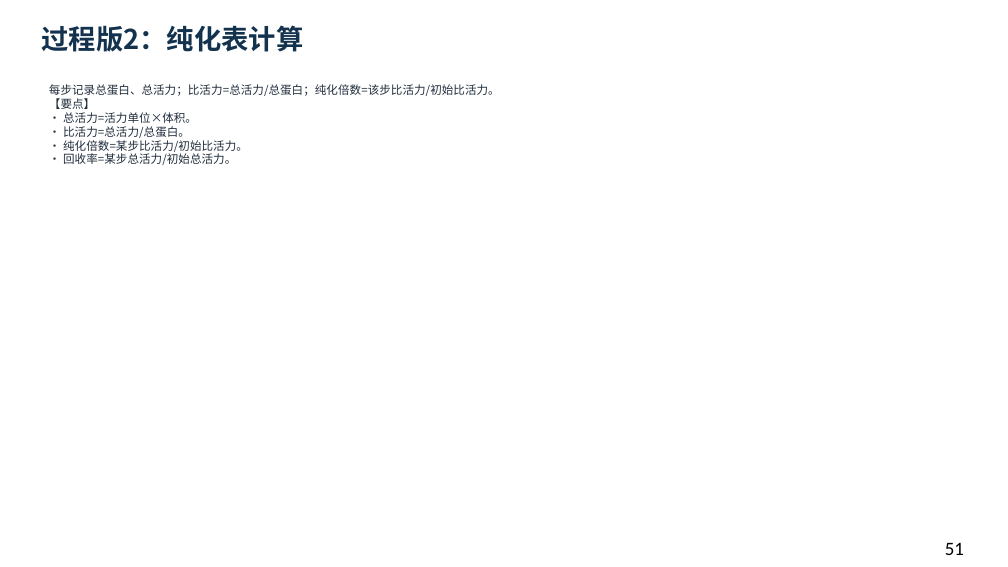
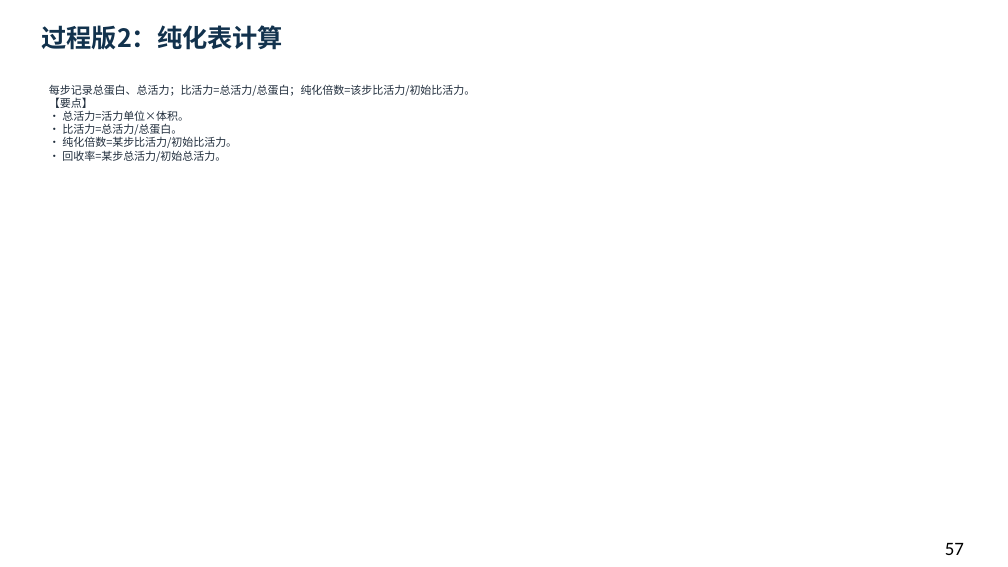
Before and after one commit to newkan-li/Biochemistry, a slide deck: slide 57 of downloads/bc05-ai-style.pptx (slide 51 before the commit). Drawn at 1008x567 pixels with LibreOffice and Linux fonts; fonts in the diff are those of the drawing. Boxes give left, top, right and bottom in pixels: in the first picture for what was removed or moved away, otherwise in the second. Text is boxed around its words. In the diff, an @@ line names an element or a change of style, - is before the commit and + after.

```diff
--- a/downloads/bc05-ai-style.pptx
+++ b/downloads/bc05-ai-style.pptx
@@ text "过程版2：纯化表计算" at (41, 25, 283, 50): size 26 to 24 pt @@
@@ text "每步记录总蛋白、总活力；比活力=总活力/总蛋白；纯化倍数=该步比活力/初始比活力。 【要点】 • 总活力=活力单位×体积 ..." at (49, 84, 475, 162): size 11 to 10.5 pt @@
@@ text at (945, 543, 964, 555): text changed @@
-51
+57
```
Also in this commit, not shown: 62 other slides changed, 22 slides added, 10 other files.
